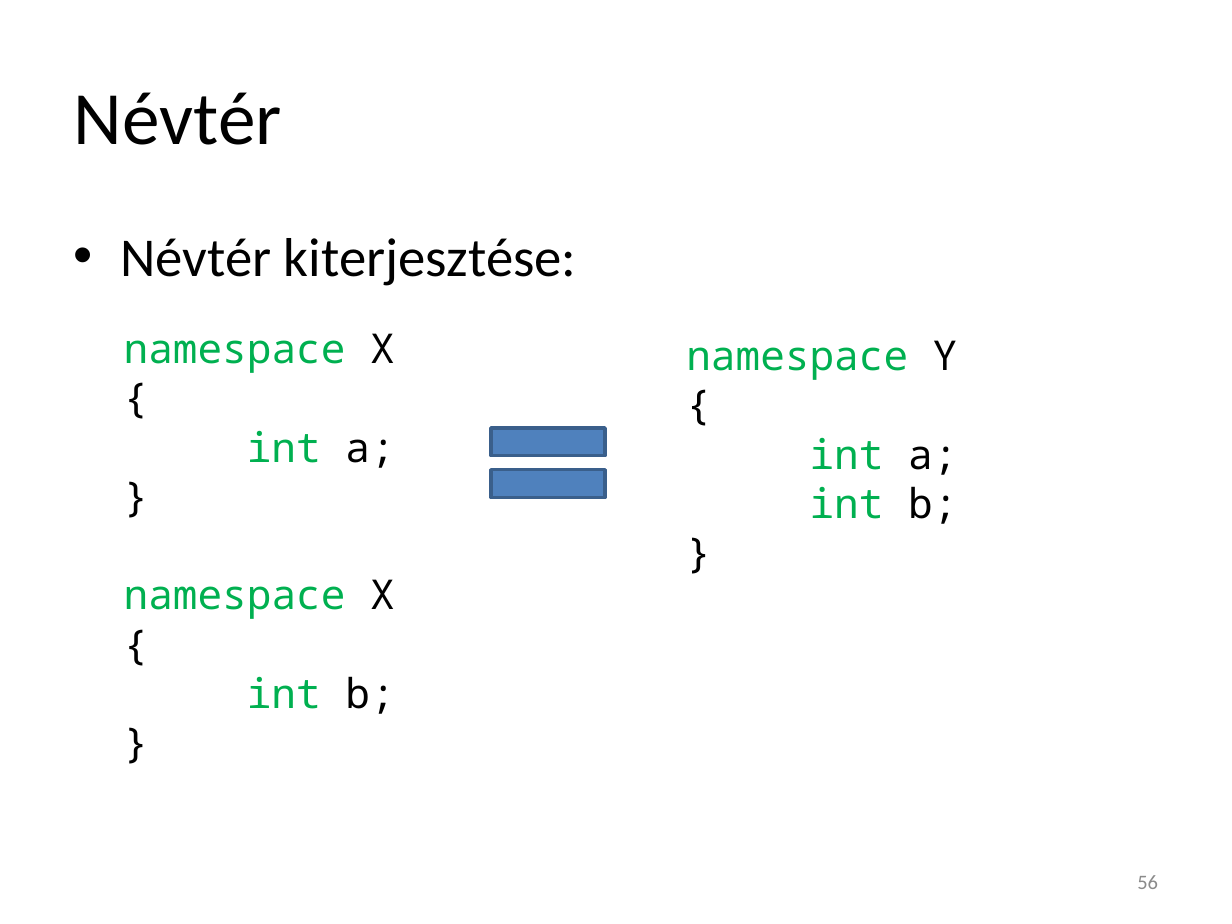
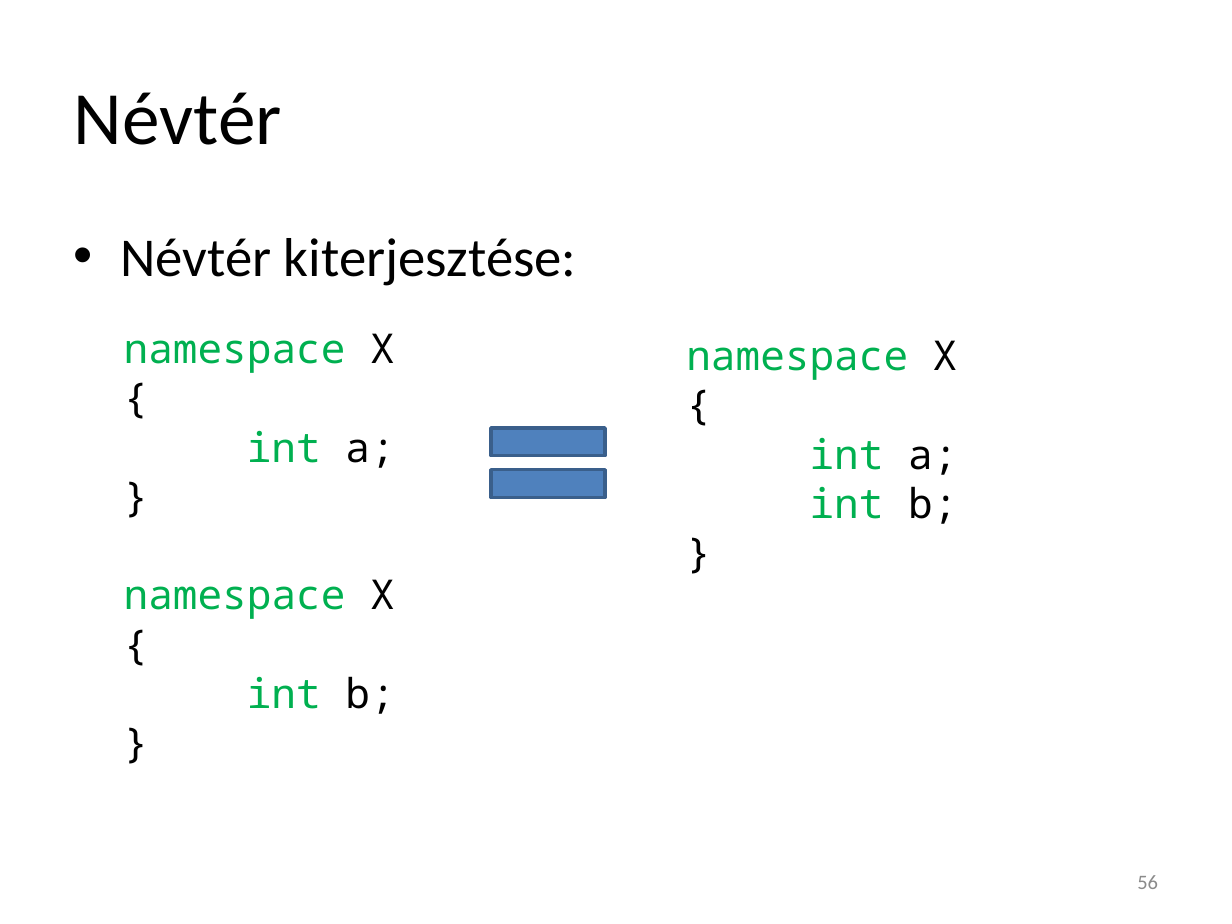
Before and after one commit to torokmark/cppgyak_jegyzet, a slide deck: slide 56 of programozasi_nyelvek_cpp_gyak01.pptx. Drawn at 1232x924 pixels with LibreOffice and Linux fonts; fonts in the diff are those of the drawing. Boxes give left, top, right and bottom in pixels: in the first picture for what was removed or moved away, otherwise in the second. Text is boxed around its words. In the diff, an @@ line names an element or a change of style, - is before the commit and + after.

Commit message:
Fixed: typos

```diff
--- a/programozasi_nyelvek_cpp_gyak01.pptx
+++ b/programozasi_nyelvek_cpp_gyak01.pptx
@@ text at (686,340,958,380): text changed @@
-namespace Y
+namespace X
```
Also in this commit, not shown: 8 other slides changed.
